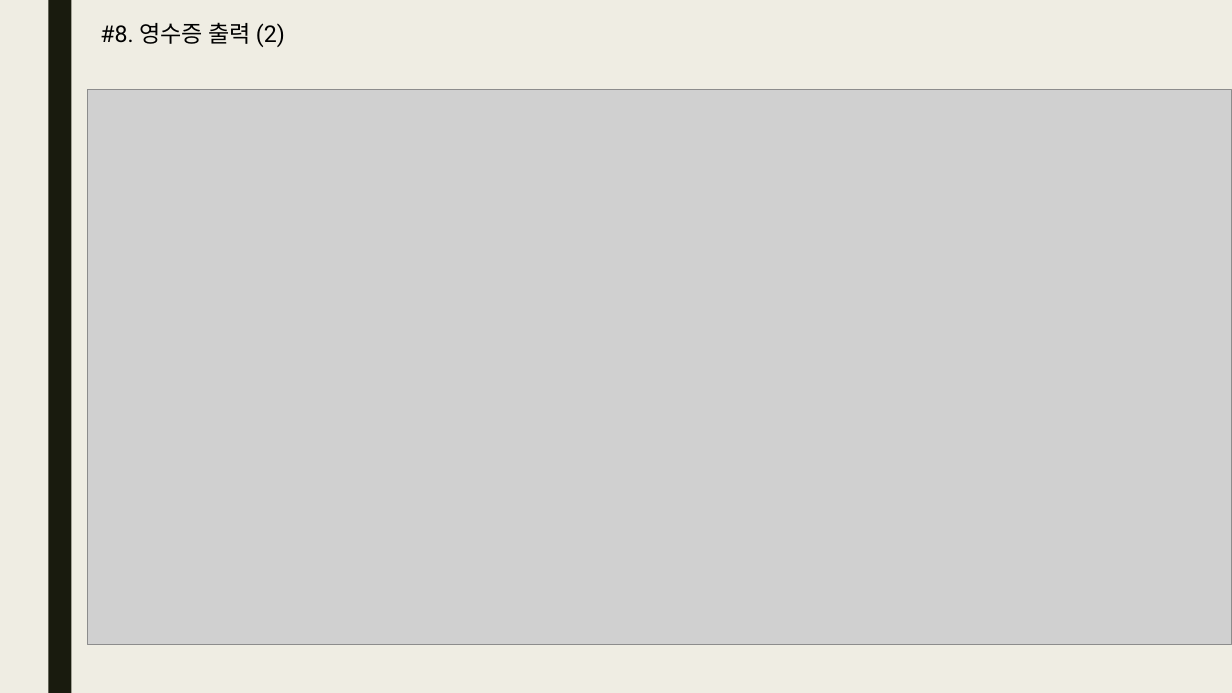
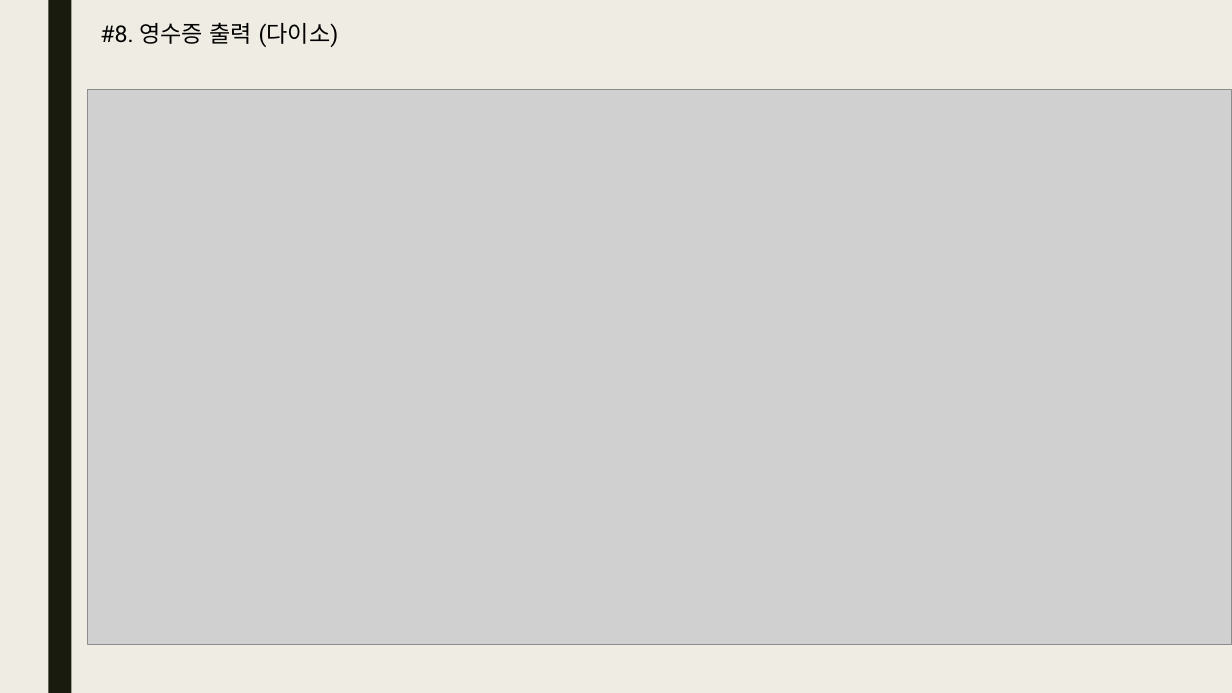
Before and after one commit to bino0130/politec-java, a slide deck: slide 15 of 자바 심화/자바 심화 과제/미완료 과제/20230322 자바심화 과제 남정현.pptx (slide 14 before the commit). Drawn at 1232x693 pixels with LibreOffice and Linux fonts; fonts in the diff are those of the drawing; grey boxes stand for pictures. Boxes give left, top, right and bottom in pixels: in the first picture for what was removed or moved away, otherwise in the second. Text is boxed around its words. In the diff, an @@ line names an element or a change of style, - is before the commit and + after.

```diff
--- a/자바 심화/자바 심화 과제/미완료 과제/20230322 자바심화 과제 남정현.pptx
+++ b/자바 심화/자바 심화 과제/미완료 과제/20230322 자바심화 과제 남정현.pptx
@@ text at [100,22,339,47]: text changed @@
-#8. 영수증 출력 (2)
+#8. 영수증 출력 (다이소)
```
Also in this commit, not shown: 5 other slides changed, 8 slides added, 3 slides removed.
